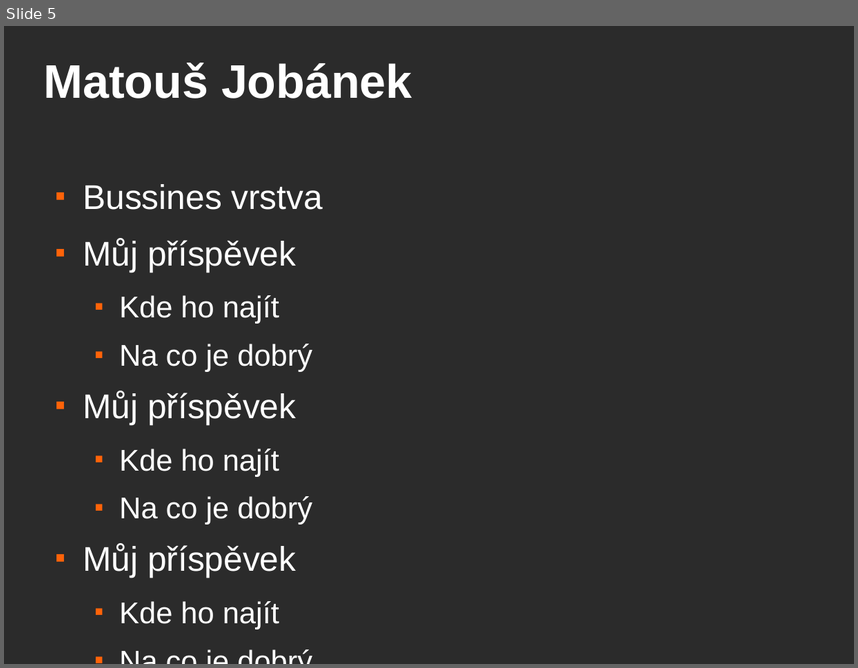
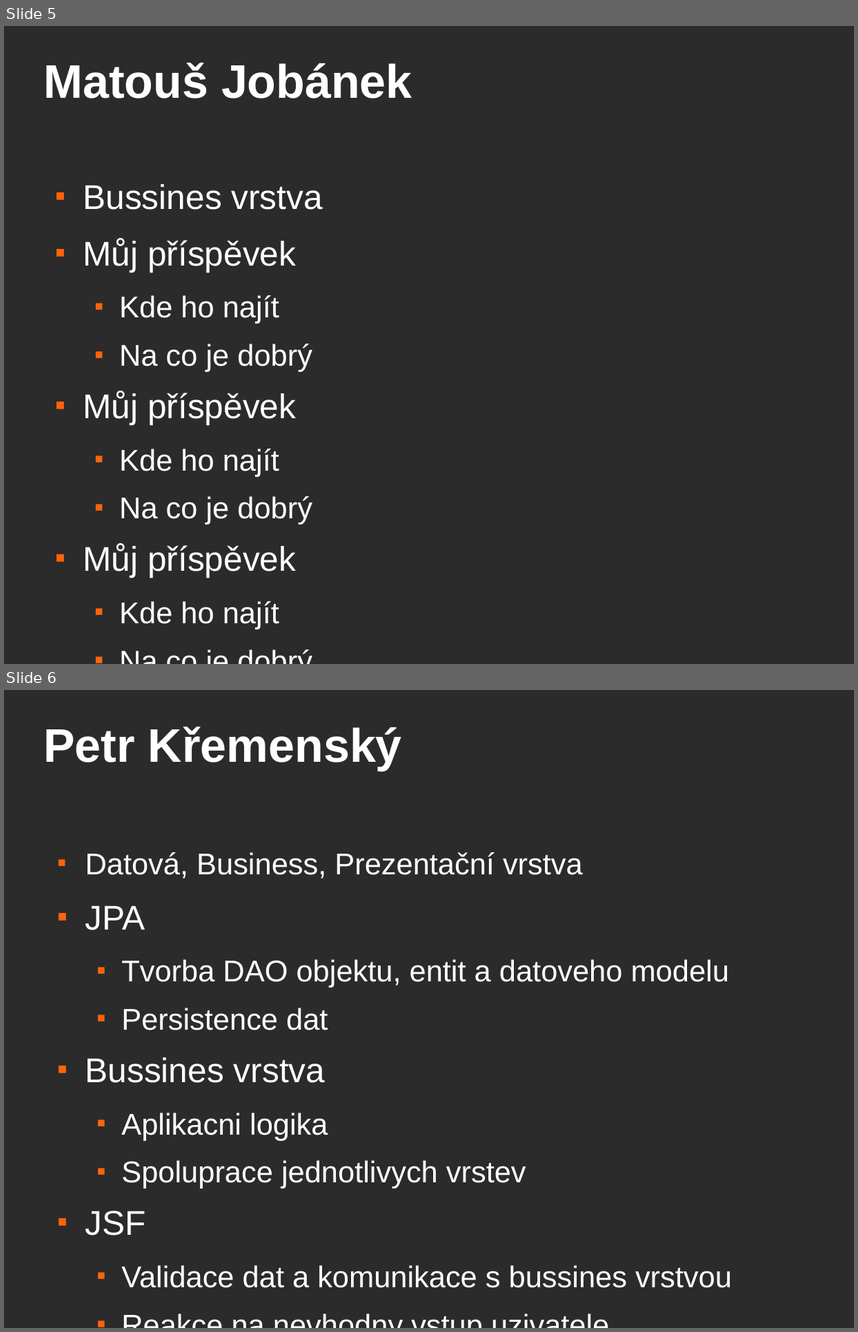
Before and after one commit to pkremens/pv243-eshop, a slide deck: jboss-presentation.odp. Shown one above the other, each under a label of ours: slide 5 before the commit, slides 5 and 6 after it. The pictures are 858x668 and 858x1332 pixels, drawn with LibreOffice and Linux fonts; fonts in the diff are those of the drawing; background and template pictures are left out; a plain dark background stands for a picture behind light text. Boxes give left, top, right and bottom in pixels: in the first picture for what was removed or moved away, otherwise in the second. Text is boxed around its words. In the diff, an @@ line names an element or a change of style, - is before the commit and + after.

```diff
--- a/jboss-presentation.odp
+++ b/jboss-presentation.odp
@@ slide 6 added at [4, 690, 854, 1328], background picture (left out) @@
@@ title added at [43, 727, 402, 771], 44 pt, text #FFFFFF, bold @@
+Petr Křemenský
@@ text added at [85, 852, 732, 1288], 28 pt, text #FFFFFF @@
+■ Datová, Business, Prezentační vrstva
+■ JPA
+  ■ Tvorba DAO objektu, entit a datoveho modelu
+  ■ Persistence dat
+■ Bussines vrstva
+  ■ Aplikacni logika
+  ■ Spoluprace jednotlivych vrstev
+■ JSF
+  ■ Validace dat a komunikace s bussines vrstvou
+  ■ Reakce na nevhodny vstup uzivatele
```
Also in this commit, not shown: 1 slide removed, 20 other files.
